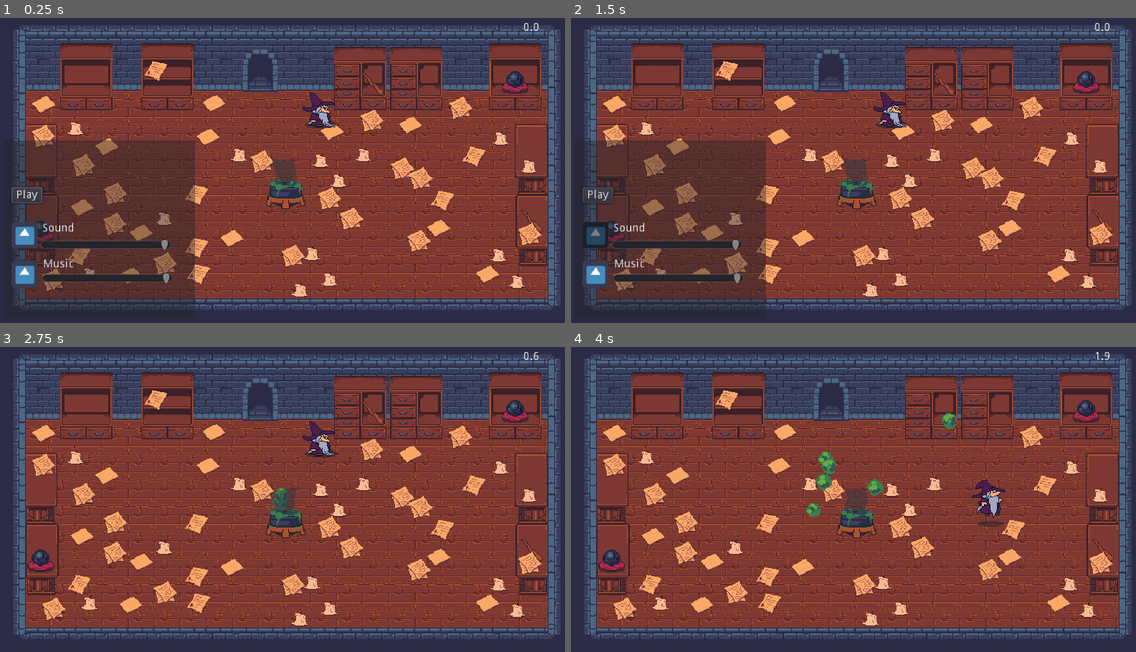
Above: before the commit, frames 1-4 (two rows, left to right).
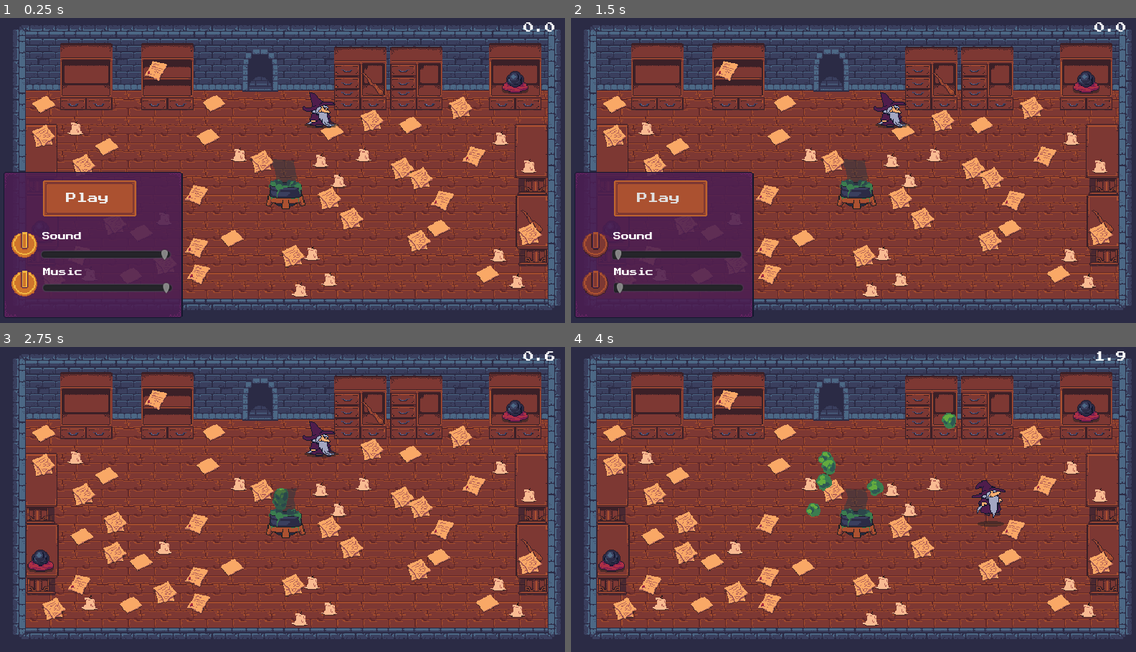
Above: after the commit, the same moments.

Repository: coderaurus/LD49
Game: Godot game, scene res://scenes/Main.tscn
Two runs of this game, one before a commit and one after it. Both use one fixed random seed, a clock stepped at 60 frames per second and the inputs below. The engine's default icon, where the game draws it, is replaced by a stand-in: a white triangle on a blue panel in a dark square.
Inputs (mouse positions are in pixels of both pictures, inside the frame that each line leads up to; where the layout moved, square brackets give the same spot in the first picture):
- Up to frame 1 (0.25 s): no input
- Up to frame 2 (1.5 s): click (599, 246) [599, 237] at 0.5 s; click (599, 286) [599, 277] at 1.25 s
- Up to frame 3 (2.75 s): click "Play" at 2 s
- Up to frame 4 (4 s): tap Enter (ui_accept) at 2.75 s; hold Right (ui_right) 2.78-3.53 s; tap Space (jump) at 3.02, 3.77 s; hold Down (ui_down) from 3.53 s (still down)

The runs differ from the first frame. In frame 1, 18% of the frame differs, in the area x 0-99%, y 1-99%; in frame 2, 18%; in frame 3, less than 0.1%; in frame 4, less than 0.1%.

Commit message:
Add textures to UI. Change sound/music controls to change UI as well. Add font. Add exit sign image.

Diff:
--- a/MusicPlayer.gd
+++ b/MusicPlayer.gd
@@ -1,15 +1,31 @@
 extends AudioStreamPlayer
 
 var stored_volume
+onready var button : TextureButton = get_tree().current_scene.get_node("UI/Menu/Music/MusicToggle")
+onready var slider : HSlider = get_tree().current_scene.get_node("UI/Menu/Music/MusicSlider")
+onready var onTex = preload("res://gfx/toggle_on.png")
+onready var offTex = preload("res://gfx/toggle_off.png")
 
+func _ready():
+	stored_volume = volume_db
 
 func _on_MusicSlider_value_changed(value):
+	if value > -50:
+		stored_volume = value
+	else:
+		stored_volume = volume_db
+
 	volume_db = value
-	stored_volume = value
-
+	if volume_db > -50:
+		button.texture_normal = onTex
+	else:
+		button.texture_normal = offTex
 
 func _on_MusicToggle_pressed():
 	if volume_db > -50:
-		volume_db = -50
+#		volume_db = -50
+		slider.value = -50
+		button.texture_normal = offTex
 	else:
-		volume_db = stored_volume
+		slider.value = stored_volume
+		button.texture_normal = onTex
--- a/SoundPlayer.gd
+++ b/SoundPlayer.gd
@@ -1,14 +1,33 @@
 extends AudioStreamPlayer
+
+onready var button : TextureButton = get_tree().current_scene.get_node("UI/Menu/Sound/SoundToggle")
+onready var slider : HSlider = get_tree().current_scene.get_node("UI/Menu/Sound/SoundSlider")
+onready var onTex = preload("res://gfx/toggle_on.png")
+onready var offTex = preload("res://gfx/toggle_off.png")
 
 var stored_volume = -5
 
+
+func _ready():
+	stored_volume = volume_db
+
+
 func _on_SoundSlider_value_changed(value):
+	if value > -50:
+		stored_volume = value
+	else:
+		stored_volume = volume_db
 	volume_db = value;
-	stored_volume = value
 
+	if volume_db > -50:
+		button.texture_normal = onTex
+	else:
+		button.texture_normal = offTex
 
 func _on_SoundToggle_pressed():
 	if volume_db > -50:
-		volume_db = -50
+		slider.value = -50
+		button.texture_normal = offTex
 	else:
-		volume_db = stored_volume
+		slider.value = stored_volume
+		button.texture_normal = onTex
--- /dev/null
+++ b/fonts/baseFont.tres
@@ -0,0 +1,7 @@
+[gd_resource type="DynamicFont" load_steps=2 format=2]
+
+[ext_resource path="res://fonts/PressStart2P-Regular.ttf" type="DynamicFontData" id=1]
+
+[resource]
+size = 14
+font_data = ExtResource( 1 )
--- a/scenes/Main.gd
+++ b/scenes/Main.gd
@@ -47,6 +47,7 @@
 
 func _on_Player_died():
 	game_over = true
+	totalPoints += time * 3
 	showEndResults()
 	get_tree().paused = true
 
@@ -73,6 +74,7 @@
 func _on_Main_room_exited():
 	get_tree().paused = true
 	game_won = true
+	totalPoints += time * 3
 	showEndResults()
 
 func showEndResults():
@@ -80,10 +82,10 @@
 	var timeSpent
 
 	if game_over:
-		summary = "You bathed too long in your tincture..."
-		timeSpent = "Your demise took %s seconds" % time
+		summary = "You took a dip into the ooze..."
+		timeSpent = "Your demise took %s seconds." % time
 	elif game_won:
-		summary = "You managed to hop around the room,\nall the way to the exit!"
+		summary = "You managed to save yourself!"
 		timeSpent = "Your escape took %s seconds." % time
 
 	$UI/EndResults/SummaryText.text = summary
--- a/scenes/Main.tscn
+++ b/scenes/Main.tscn
@@ -1,17 +1,15 @@
-[gd_scene load_steps=27 format=2]
+[gd_scene load_steps=34 format=2]
 
 [ext_resource path="res://objects/player/Player.tscn" type="PackedScene" id=1]
 [ext_resource path="res://objects/items/ItemSpawn.tscn" type="PackedScene" id=2]
 [ext_resource path="res://objects/cauldron/Cauldron.tscn" type="PackedScene" id=3]
 [ext_resource path="res://scenes/Main.gd" type="Script" id=4]
-[ext_resource path="res://icon.png" type="Texture" id=5]
+[ext_resource path="res://gfx/button.png" type="Texture" id=5]
 [ext_resource path="res://objects/Door.gd" type="Script" id=6]
 [ext_resource path="res://objects/items/ItemManager.gd" type="Script" id=7]
 [ext_resource path="res://objects/ui/UI.gd" type="Script" id=8]
 [ext_resource path="res://MusicPlayer.gd" type="Script" id=9]
 [ext_resource path="res://SoundPlayer.gd" type="Script" id=10]
-[ext_resource path="res://objects/ui/MusicToggle.gd" type="Script" id=11]
-[ext_resource path="res://objects/ui/SoundToggle.gd" type="Script" id=12]
 [ext_resource path="res://gfx/tilset/baseTiles.tres" type="TileSet" id=13]
 [ext_resource path="res://gfx/door.png" type="Texture" id=14]
 [ext_resource path="res://gfx/furniture.png" type="Texture" id=15]
@@ -23,9 +21,37 @@
 [ext_resource path="res://gfx/note2.png" type="Texture" id=21]
 [ext_resource path="res://gfx/note3.png" type="Texture" id=22]
 [ext_resource path="res://gfx/candle.png" type="Texture" id=23]
+[ext_resource path="res://gfx/panel.png" type="Texture" id=24]
+[ext_resource path="res://fonts/baseFont.tres" type="DynamicFont" id=25]
+[ext_resource path="res://fonts/PressStart2P-Regular.ttf" type="DynamicFontData" id=26]
+[ext_resource path="res://gfx/toggle_on.png" type="Texture" id=28]
 
 [sub_resource type="RectangleShape2D" id=1]
 extents = Vector2( 32.8159, 16 )
+
+[sub_resource type="StyleBoxTexture" id=4]
+texture = ExtResource( 5 )
+margin_left = 15.0
+margin_right = 15.0
+margin_top = 15.0
+margin_bottom = 15.0
+
+[sub_resource type="DynamicFont" id=5]
+size = 10
+font_data = ExtResource( 26 )
+
+[sub_resource type="DynamicFont" id=6]
+size = 12
+font_data = ExtResource( 26 )
+
+[sub_resource type="DynamicFont" id=7]
+size = 10
+outline_color = Color( 0, 0, 0, 1 )
+font_data = ExtResource( 26 )
+
+[sub_resource type="DynamicFont" id=8]
+size = 14
+font_data = ExtResource( 26 )
 
 [sub_resource type="RectangleShape2D" id=2]
 extents = Vector2( 32, 16 )
@@ -661,39 +687,54 @@
 "_edit_use_anchors_": false
 }
 
-[node name="Panel" type="Panel" parent="UI/Menu"]
-modulate = Color( 1, 1, 1, 0.439216 )
-margin_left = 4.00339
-margin_top = 94.651
-margin_right = 42.0034
-margin_bottom = 114.651
-rect_scale = Vector2( 6.15866, 10.9626 )
+[node name="Panel" type="NinePatchRect" parent="UI/Menu"]
+margin_left = 3.0
+margin_top = 133.0
+margin_right = 223.0
+margin_bottom = 313.0
+texture = ExtResource( 24 )
+patch_margin_left = 24
+patch_margin_top = 24
+patch_margin_right = 24
+patch_margin_bottom = 24
 __meta__ = {
 "_edit_use_anchors_": false
 }
 
 [node name="PlayButton" type="Button" parent="UI/Menu"]
-margin_left = 12.9932
-margin_top = 151.587
-margin_right = 50.9932
-margin_bottom = 171.587
+margin_left = 51.9932
+margin_top = 144.0
+margin_right = 165.993
+margin_bottom = 188.0
 focus_neighbour_top = NodePath("../Music/MusicSlider")
 focus_neighbour_bottom = NodePath("../Sound/SoundToggle")
 size_flags_horizontal = 0
 size_flags_vertical = 0
-text = "Play"
+custom_styles/hover = SubResource( 4 )
+custom_styles/pressed = SubResource( 4 )
+custom_styles/focus = SubResource( 4 )
+custom_styles/disabled = SubResource( 4 )
+custom_styles/normal = SubResource( 4 )
+custom_fonts/font = ExtResource( 25 )
+text = " Play "
+align = 0
 __meta__ = {
 "_edit_use_anchors_": false
 }
 
 [node name="Sound" type="Node2D" parent="UI/Menu"]
+position = Vector2( 0, 12 )
 
 [node name="SoundText" type="Label" parent="UI/Menu/Sound"]
 margin_left = 50.7968
 margin_top = 196.044
 margin_right = 90.7968
 margin_bottom = 236.044
+custom_fonts/font = SubResource( 5 )
 text = "Sound"
+__meta__ = {
+"_edit_use_anchors_": false
+}
 
 [node name="SoundToggle" type="TextureButton" parent="UI/Menu/Sound"]
 margin_left = 12.6992
@@ -706,17 +747,16 @@
 focus_neighbour_bottom = NodePath("../../Music/MusicToggle")
 focus_next = NodePath("../SoundSlider")
 focus_previous = NodePath("../../PlayButton")
-texture_normal = ExtResource( 5 )
-script = ExtResource( 12 )
+texture_normal = ExtResource( 28 )
 __meta__ = {
 "_edit_use_anchors_": false
 }
 
 [node name="SoundSlider" type="HSlider" parent="UI/Menu/Sound"]
 margin_left = 48.7697
-margin_top = 215.319
+margin_top = 214.819
 margin_right = 208.77
-margin_bottom = 231.319
+margin_bottom = 230.819
 focus_next = NodePath("../../Music/MusicToggle")
 focus_previous = NodePath("../SoundToggle")
 min_value = -50.0
@@ -728,12 +768,14 @@
 }
 
 [node name="Music" type="Node2D" parent="UI/Menu"]
+position = Vector2( 0, 12 )
 
 [node name="MusicText" type="Label" parent="UI/Menu/Music"]
 margin_left = 52.3842
 margin_top = 239.698
 margin_right = 92.3842
 margin_bottom = 279.698
+custom_fonts/font = SubResource( 5 )
 text = "Music"
 __meta__ = {
 "_edit_use_anchors_": false
@@ -750,17 +792,16 @@
 focus_neighbour_bottom = NodePath("../../PlayButton")
 focus_next = NodePath("../MusicSlider")
 focus_previous = NodePath("../../Sound/SoundSlider")
-texture_normal = ExtResource( 5 )
-script = ExtResource( 11 )
+texture_normal = ExtResource( 28 )
 __meta__ = {
 "_edit_use_anchors_": false
 }
 
 [node name="MusicSlider" type="HSlider" parent="UI/Menu/Music"]
 margin_left = 51.1507
-margin_top = 256.227
+margin_top = 255.727
 margin_right = 211.151
-margin_bottom = 272.227
+margin_bottom = 271.727
 focus_next = NodePath("../../PlayButton")
 focus_previous = NodePath("../MusicToggle")
 min_value = -50.0
@@ -776,6 +817,7 @@
 margin_top = 11.5446
 margin_right = 682.103
 margin_bottom = 51.5445
+custom_fonts/font = ExtResource( 25 )
 text = "0.0"
 __meta__ = {
 "_edit_use_anchors_": false
@@ -791,67 +833,86 @@
 "_edit_use_anchors_": false
 }
 
-[node name="Panel" type="Panel" parent="UI/EndResults"]
-margin_left = -71.9187
-margin_top = -47.9458
-margin_right = -31.9187
-margin_bottom = -7.94583
-rect_scale = Vector2( 11.1403, 6.99814 )
-__meta__ = {
-"_edit_use_anchors_": false
+[node name="Panel" type="NinePatchRect" parent="UI/EndResults"]
+margin_left = -6.34389
+margin_top = -67.226
+margin_right = 313.656
+margin_bottom = 252.774
+texture = ExtResource( 24 )
+patch_margin_left = 24
+patch_margin_top = 24
+patch_margin_right = 24
+patch_margin_bottom = 24
+__meta__ = {
+"_edit_use_anchors_": false,
+"_editor_description_": ""
 }
 
 [node name="SummaryText" type="Label" parent="UI/EndResults"]
-margin_left = 9.70709
-margin_top = -27.364
-margin_right = 287.707
-margin_bottom = 12.636
+margin_left = 8.37225
+margin_top = -49.3889
+margin_right = 286.372
+margin_bottom = -9.38885
+custom_fonts/font = SubResource( 6 )
 text = "You managed to run away safely!"
 align = 1
 autowrap = true
+uppercase = true
 
 [node name="TimeSpentText" type="Label" parent="UI/EndResults"]
-margin_left = 7.54117
-margin_top = 17.0126
-margin_right = 247.541
-margin_bottom = 33.0126
-text = "Time spent saving your things: 60.0"
+margin_left = 3.53662
+margin_top = -2.34257
+margin_right = 303.537
+margin_bottom = 13.6574
+custom_fonts/font = SubResource( 7 )
+text = "Your escape took 60.0 seconds."
 
 [node name="SavedItemsText" type="Label" parent="UI/EndResults"]
-margin_left = 8.20632
-margin_top = 34.2508
-margin_right = 248.206
-margin_bottom = 50.2508
+margin_left = 4.86922
+margin_top = 18.9001
+margin_right = 244.869
+margin_bottom = 34.9001
+custom_fonts/font = SubResource( 7 )
 text = "Saved items:"
 __meta__ = {
 "_edit_use_anchors_": false
 }
 
 [node name="TotalPointsText" type="Label" parent="UI/EndResults"]
-margin_left = 11.0347
-margin_top = 169.308
-margin_right = 251.035
-margin_bottom = 185.308
+margin_left = 3.6931
+margin_top = 176.65
+margin_right = 243.693
+margin_bottom = 192.65
+custom_fonts/font = SubResource( 7 )
 text = "Total points:"
 __meta__ = {
 "_edit_use_anchors_": false
 }
 
 [node name="PlayAgainButton" type="Button" parent="UI/EndResults"]
-margin_left = 71.7647
-margin_top = 194.453
-margin_right = 152.765
-margin_bottom = 214.453
-rect_scale = Vector2( 1.79042, 1.32611 )
+margin_left = 54.6629
+margin_top = 199.396
+margin_right = 266.663
+margin_bottom = 243.396
+focus_neighbour_top = NodePath("../Music/MusicSlider")
+focus_neighbour_bottom = NodePath("../Sound/SoundToggle")
 size_flags_horizontal = 0
 size_flags_vertical = 0
-text = "Play again?"
-__meta__ = {
-"_edit_use_anchors_": false
+custom_styles/hover = SubResource( 4 )
+custom_styles/pressed = SubResource( 4 )
+custom_styles/focus = SubResource( 4 )
+custom_styles/disabled = SubResource( 4 )
+custom_styles/normal = SubResource( 4 )
+custom_fonts/font = ExtResource( 25 )
+text = " Play  again?"
+align = 0
+__meta__ = {
+"_edit_use_anchors_": false,
+"_editor_description_": ""
 }
 
 [node name="Items" type="Node2D" parent="UI/EndResults"]
-position = Vector2( 3.05176e-05, 65.9255 )
+position = Vector2( 14.0159, 51.9097 )
 
 [node name="Uniques" type="Node2D" parent="UI/EndResults/Items"]
 position = Vector2( 8.98987, 14.9831 )
@@ -862,10 +923,11 @@
 [node name="Sprite" type="Sprite" parent="UI/EndResults/Items/Uniques/Item7"]
 
 [node name="RichTextLabel" type="Label" parent="UI/EndResults/Items/Uniques/Item7"]
-margin_left = 17.9797
+margin_left = 13.3078
 margin_top = -5.99323
-margin_right = 57.9797
+margin_right = 53.3078
 margin_bottom = 34.0068
+custom_fonts/font = SubResource( 8 )
 __meta__ = {
 "_edit_use_anchors_": false
 }
@@ -876,10 +938,11 @@
 [node name="Sprite" type="Sprite" parent="UI/EndResults/Items/Uniques/Item8"]
 
 [node name="RichTextLabel" type="Label" parent="UI/EndResults/Items/Uniques/Item8"]
-margin_left = 17.9797
+margin_left = 13.3078
 margin_top = -5.99323
-margin_right = 57.9797
+margin_right = 53.3078
 margin_bottom = 34.0068
+custom_fonts/font = SubResource( 8 )
 
 [node name="Item9" type="Node2D" parent="UI/EndResults/Items/Uniques"]
 position = Vector2( 132.229, 2.74065 )
@@ -887,10 +950,11 @@
 [node name="Sprite" type="Sprite" parent="UI/EndResults/Items/Uniques/Item9"]
 
 [node name="RichTextLabel" type="Label" parent="UI/EndResults/Items/Uniques/Item9"]
-margin_left = 17.9797
+margin_left = 13.3078
 margin_top = -5.99323
-margin_right = 57.9797
+margin_right = 53.3078
 margin_bottom = 34.0068
+custom_fonts/font = SubResource( 8 )
 
 [node name="Item10" type="Node2D" parent="UI/EndResults/Items/Uniques"]
 position = Vector2( 195.161, 2.03354 )
@@ -898,10 +962,11 @@
 [node name="Sprite" type="Sprite" parent="UI/EndResults/Items/Uniques/Item10"]
 
 [node name="RichTextLabel" type="Label" parent="UI/EndResults/Items/Uniques/Item10"]
-margin_left = 17.9797
+margin_left = 13.3078
 margin_top = -5.99323
-margin_right = 57.9797
+margin_right = 53.3078
 margin_bottom = 34.0068
+custom_fonts/font = SubResource( 8 )
 __meta__ = {
 "_edit_use_anchors_": false
 }
@@ -919,12 +984,13 @@
 margin_top = -5.99323
 margin_right = 57.9797
 margin_bottom = 34.0068
+custom_fonts/font = SubResource( 8 )
 __meta__ = {
 "_edit_use_anchors_": false
 }
 
 [node name="Item3" type="Node2D" parent="UI/EndResults/Items/Common"]
-position = Vector2( 71.7121, 14.2339 )
+position = Vector2( 59.6985, 14.2339 )
 
 [node name="Sprite" type="Sprite" parent="UI/EndResults/Items/Common/Item3"]
 
@@ -933,9 +999,10 @@
 margin_top = -5.99323
 margin_right = 57.9797
 margin_bottom = 34.0068
+custom_fonts/font = SubResource( 8 )
 
 [node name="Item4" type="Node2D" parent="UI/EndResults/Items/Common"]
-position = Vector2( 136.766, 14.2339 )
+position = Vector2( 124.752, 14.2339 )
 
 [node name="Sprite" type="Sprite" parent="UI/EndResults/Items/Common/Item4"]
 
@@ -944,9 +1011,10 @@
 margin_top = -5.99323
 margin_right = 57.9797
 margin_bottom = 34.0068
+custom_fonts/font = SubResource( 8 )
 
 [node name="Item5" type="Node2D" parent="UI/EndResults/Items/Common"]
-position = Vector2( 199.698, 14.2339 )
+position = Vector2( 187.684, 14.2339 )
 
 [node name="Sprite" type="Sprite" parent="UI/EndResults/Items/Common/Item5"]
 
@@ -955,9 +1023,10 @@
 margin_top = -5.99323
 margin_right = 57.9797
 margin_bottom = 34.0068
+custom_fonts/font = SubResource( 8 )
 
 [node name="Item6" type="Node2D" parent="UI/EndResults/Items/Common"]
-position = Vector2( 276.066, 14.2339 )
+position = Vector2( 239.358, 14.2339 )
 
 [node name="Sprite" type="Sprite" parent="UI/EndResults/Items/Common/Item6"]
 
@@ -966,6 +1035,10 @@
 margin_top = -5.99323
 margin_right = 57.9797
 margin_bottom = 34.0068
+custom_fonts/font = SubResource( 8 )
+__meta__ = {
+"_edit_use_anchors_": false
+}
 
 [node name="SoundPlayer" type="AudioStreamPlayer" parent="."]
 pause_mode = 2
@@ -1120,7 +1193,6 @@
 [connection signal="body_exited" from="Door" to="." method="_on_Door_body_exited"]
 [connection signal="pressed" from="UI/Menu/PlayButton" to="UI" method="_on_PlayButton_pressed"]
 [connection signal="pressed" from="UI/Menu/Sound/SoundToggle" to="SoundPlayer" method="_on_SoundToggle_pressed"]
-[connection signal="pressed" from="UI/Menu/Sound/SoundToggle" to="UI/Menu/Sound/SoundToggle" method="_on_toggle"]
 [connection signal="value_changed" from="UI/Menu/Sound/SoundSlider" to="SoundPlayer" method="_on_SoundSlider_value_changed"]
 [connection signal="pressed" from="UI/Menu/Music/MusicToggle" to="MusicPlayer" method="_on_MusicToggle_pressed"]
 [connection signal="value_changed" from="UI/Menu/Music/MusicSlider" to="MusicPlayer" method="_on_MusicSlider_value_changed"]
Binary file added: fonts/PressStart2P-Regular.ttf
Binary file added: gfx/button.aseprite
Binary file added: gfx/button.png
Not shown, added: gfx/button.png.import
Binary file added: gfx/button_down.png
Not shown, added: gfx/button_down.png.import
Binary file added: gfx/exit_sign.aseprite
Binary file added: gfx/exit_sign.png
Not shown, added: gfx/exit_sign.png.import
Binary file added: gfx/panel.aseprite
Binary file added: gfx/panel.png
Not shown, added: gfx/panel.png.import
(and 7 more such lines)
